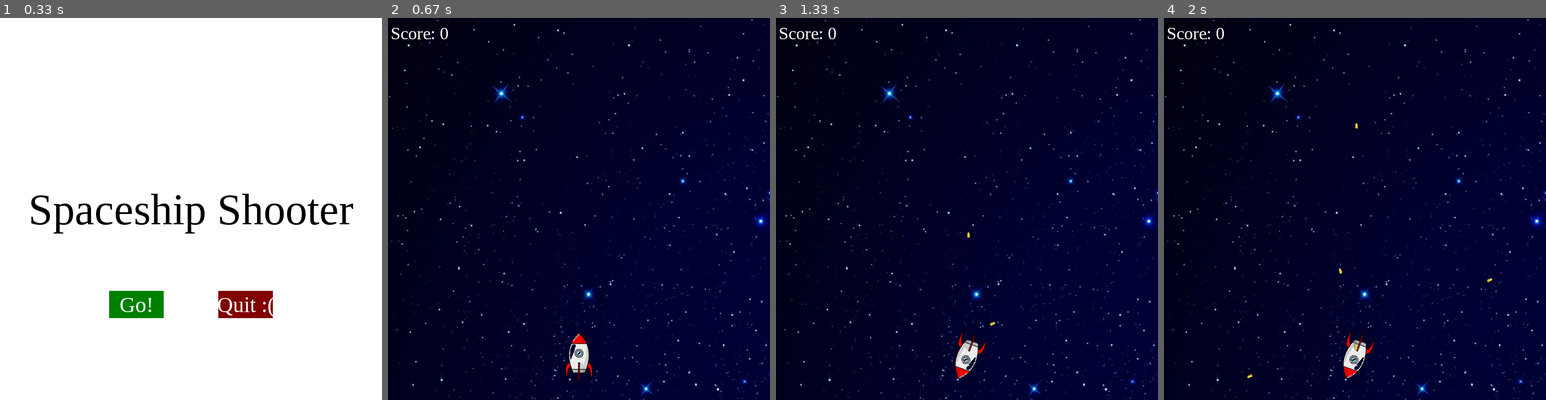
Above: before the commit, frames 1-4 (left to right).
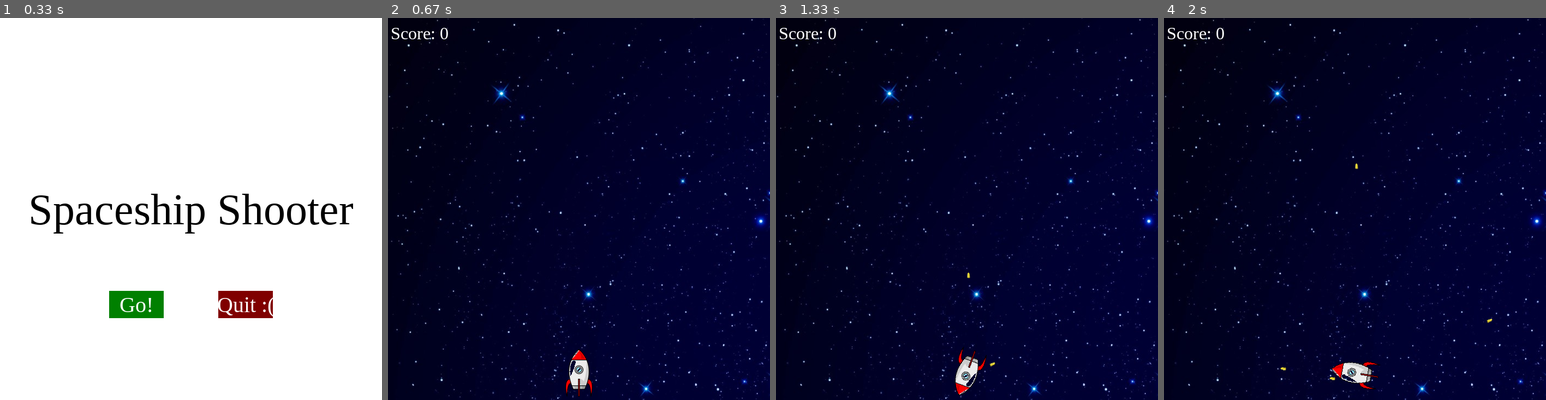
Above: after the commit, the same moments.

Repository: yangxqiao/PyGame
Game: pygame game, started from py_game/spaceship_shooter.py
Same seed, same stepped clock (60 frames per second), same inputs: the game is played once before the commit and once after it.
Inputs:
- Up to frame 1 (0.33 s): no input
- Up to frame 2 (0.67 s): click "Go!" at 0.4 s
- Up to frame 3 (1.33 s): tap Space at 0.67, 1.07 s; hold Right from 1 s (still down)
- Up to frame 4 (2 s): tap Space at 1.37, 1.57, 1.87 s; release Right at 1.47 s; hold Right 1.5-1.97 s

Frame 1 is identical in both runs. In frame 2, 0.7% of the frame differs, in the area x 46-54%, y 82-100%; in frame 3, 0.8%; in frame 4, 0.9%, in the area x 21-86%, y 27-98%.

Commit message:
Create normally distributed asteroids

Diff:
--- a/py_game/spaceship_shooter.py
+++ b/py_game/spaceship_shooter.py
@@ -1,6 +1,7 @@
 import pygame
 from pygame.math import Vector2
 import random
+import numpy as np
 
 BLACK = (0, 0, 0)
 WHITE = (255, 255, 255)
@@ -57,21 +58,45 @@
 
 class Asteroid(Block):
 
-    def __init__(self, image, side):
+    def __init__(self, image, turn):
         Block.__init__(self, image)
         self.vel = Vector2(3, 3)
 
-        if side % 3 == 0:
+        if turn == 0 or turn == 17:
             self.rect.x = 0
-            self.rect.y = random.randrange(SCREEN_HEIGHT)
+            self.rect.y = np.random.normal(size=1, loc=SCREEN_HEIGHT - SCREEN_HEIGHT/4, scale=70)[0]
             self.vel.rotate_ip(random.randrange(-45, 45))
-        elif side % 3 == 1:
-            self.rect.x = random.randrange(SCREEN_WIDTH)
+        elif turn == 1 or turn == 16:
+            self.rect.x = 0
+            self.rect.y = np.random.normal(size=1, loc=SCREEN_HEIGHT/2, scale=70)[0]
+            self.vel.rotate_ip(random.randrange(-45, 45))
+        elif turn == 2 or turn == 15:
+            self.rect.x = 0
+            self.rect.y = np.random.normal(size=1, loc=SCREEN_HEIGHT/4, scale=70)[0]
+            self.vel.rotate_ip(random.randrange(-45, 45))
+        elif turn == 3 or turn == 14:
+            self.rect.x = np.random.normal(size=1, loc=SCREEN_WIDTH/4, scale=70)[0]
             self.rect.y = 0
             self.vel.rotate_ip(random.randrange(0, 90))
-        elif side % 3 == 2:
+        elif turn == 4 or turn == 13:
+            self.rect.x = np.random.normal(size=1, loc=SCREEN_WIDTH/2, scale=70)[0]
+            self.rect.y = 0
+            self.vel.rotate_ip(random.randrange(0, 90))
+        elif turn == 5 or turn == 12:
+            self.rect.x = np.random.normal(size=1, loc=SCREEN_WIDTH - SCREEN_WIDTH/4, scale=70)[0]
+            self.rect.y = 0
+            self.vel.rotate_ip(random.randrange(0, 90))
+        elif turn == 6 or turn == 11:
             self.rect.x = SCREEN_WIDTH
-            self.rect.y = random.randrange(SCREEN_HEIGHT)
+            self.rect.y = np.random.normal(size=1, loc=SCREEN_HEIGHT/4, scale=70)[0]
+            self.vel.rotate_ip(random.randrange(45, 135))
+        elif turn == 7 or turn == 10:
+            self.rect.x = SCREEN_WIDTH
+            self.rect.y = np.random.normal(size=1, loc=SCREEN_HEIGHT/2, scale=70)[0]
+            self.vel.rotate_ip(random.randrange(45, 135))
+        elif turn == 8 or turn == 9:
+            self.rect.x = SCREEN_WIDTH
+            self.rect.y = np.random.normal(size=1, loc=SCREEN_HEIGHT - SCREEN_HEIGHT/4, scale=70)[0]
             self.vel.rotate_ip(random.randrange(45, 135))
 
     def update_position(self):
@@ -90,7 +115,7 @@
         self.vel = Vector2(0, -5)
 
         self.rect.x = player.rect.x + player.width / 2
-        self.rect.y = player.rect.y
+        self.rect.y = player.rect.y + player.height / 2
         self.original_image = self.image
         self.image = pygame.transform.rotate(self.original_image, -player.angle)
         self.image = self.image.convert_alpha()
@@ -116,10 +141,10 @@
 
 class SpaceshipShooter:
 
-    def __init__(self, player, all_sprites_list, aliens_list, bullet_list):
+    def __init__(self, player, all_sprites_list, asteroid_list, bullet_list):
         self.player = player
         self.all_sprites_list = all_sprites_list
-        self.aliens_list = aliens_list
+        self.asteroid_list = asteroid_list
         self.bullet_list = bullet_list
         self.score = 0
 
@@ -135,31 +160,36 @@
 
         pygame.display.flip()
 
-    def generate_aliens_every_interval(self, num, last_record_time, interval):
+    def generate_asteroids_every_interval(self, turn, num, last_record_time, interval):
 
         curr_record_time = pygame.time.get_ticks()
         if curr_record_time - last_record_time >= interval:
 
             for i in range(num):
-                alien = Asteroid("img/asteroid.png", i)
-                self.aliens_list.add(alien)
-                self.all_sprites_list.add(alien)
-
-            return curr_record_time
-        return last_record_time
+                asteroid = Asteroid("img/asteroid.png", turn)
+                self.asteroid_list.add(asteroid)
+                self.all_sprites_list.add(asteroid)
+
+            turn = turn + 1
+            if turn > 17:
+                turn = 0
+
+            return turn, curr_record_time
+        return turn, last_record_time
 
     def check_hit_update_score(self):
 
         for bullet in self.bullet_list:
 
-            alien_hit_list = pygame.sprite.spritecollide(bullet, self.aliens_list, True)
-
-            for alien in alien_hit_list:
-                expl = ExplosionEffect((alien.rect.x + alien.width/2, alien.rect.y + alien.height/2))
+            asteroid_hit_list = pygame.sprite.spritecollide(bullet, self.asteroid_list, True)
+
+            for asteroid in asteroid_hit_list:
+                expl = ExplosionEffect((asteroid.rect.x + asteroid.width / 2, asteroid.rect.y + asteroid.height / 2))
                 self.all_sprites_list.add(expl)
                 explosion.add(expl)
-                self.all_sprites_list.remove(alien)
+                self.all_sprites_list.remove(asteroid)
                 self.all_sprites_list.remove(bullet)
+                self.bullet_list.remove(bullet)
 
                 self.score += 1
                 print(self.score)
@@ -170,8 +200,8 @@
         for bullet in self.bullet_list:
             bullet.update_position()
 
-        for alien in self.aliens_list:
-            alien.update_position()
+        for asteroid in self.asteroid_list:
+            asteroid.update_position()
 
         for expl in explosion:
             expl.update()
@@ -179,8 +209,8 @@
     def spaceship_game_loop(self):
 
         last_record_time = pygame.time.get_ticks()
-        interval = 5000
-
+        interval = 4500
+        turn = 0
         done = False
         while not done:
 
@@ -190,9 +220,11 @@
 
                 elif event.type == pygame.KEYDOWN:
                     if event.key == pygame.K_LEFT:
-                        player.angle_speed = -10
+                        if player.angle > -90:
+                            player.angle_speed = -10
                     elif event.key == pygame.K_RIGHT:
-                        player.angle_speed = 10
+                        if player.angle < 90:
+                            player.angle_speed = 10
 
                 elif event.type == pygame.KEYUP:
                     if event.key == pygame.K_LEFT:
@@ -204,12 +236,12 @@
                         self.all_sprites_list.add(bullet)
                         self.bullet_list.add(bullet)
 
-            last_record_time = self.generate_aliens_every_interval(9, last_record_time, interval)
+            turn, last_record_time = self.generate_asteroids_every_interval(turn, 6, last_record_time, interval)
 
             self.check_hit_update_score()
 
-            if self.score > 20:
-                quit_game()
+            # if self.score > 20:
+            #     quit_game()
 
             self.update_all_sprites()
 
@@ -348,13 +380,13 @@
 
 
 all_sprites_list = pygame.sprite.Group()
-aliens_list = pygame.sprite.Group()
+asteroid_list = pygame.sprite.Group()
 bullet_list = pygame.sprite.Group()
 explosion = pygame.sprite.Group()
 
-player = Player("img/spaceship2.png", (350, 620))
+player = Player("img/spaceship2.png", (350, 650))
 all_sprites_list.add(player)
-space_shooter = SpaceshipShooter(player, all_sprites_list, aliens_list, bullet_list)
+space_shooter = SpaceshipShooter(player, all_sprites_list, asteroid_list, bullet_list)
 
 
 play = menu()
